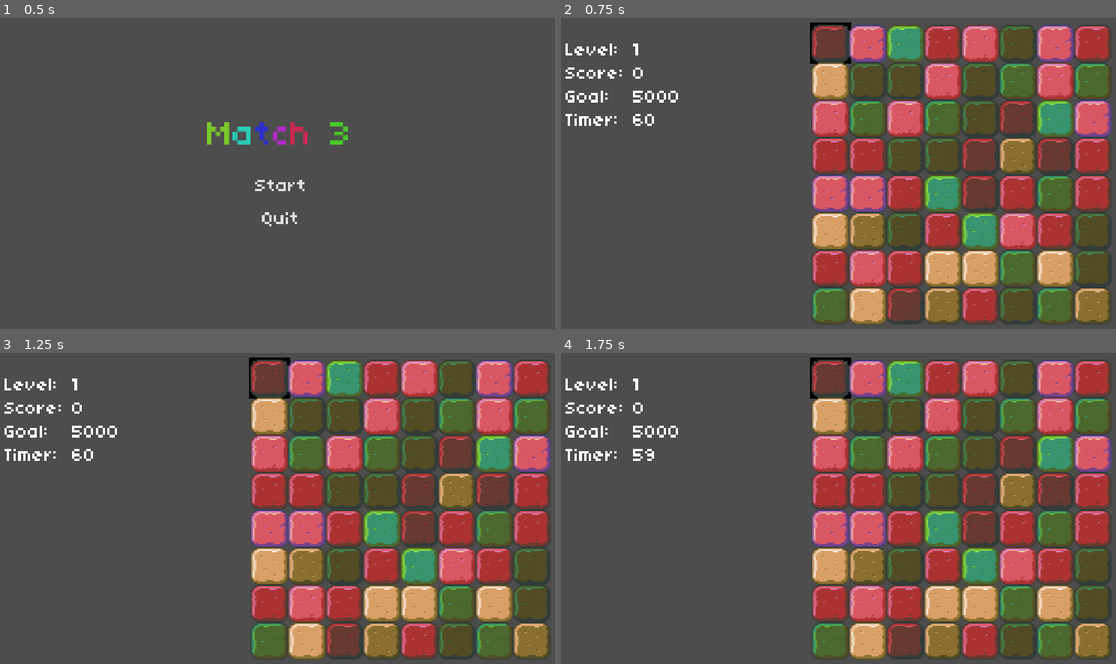
Above: before the commit, frames 1-4 (two rows, left to right).
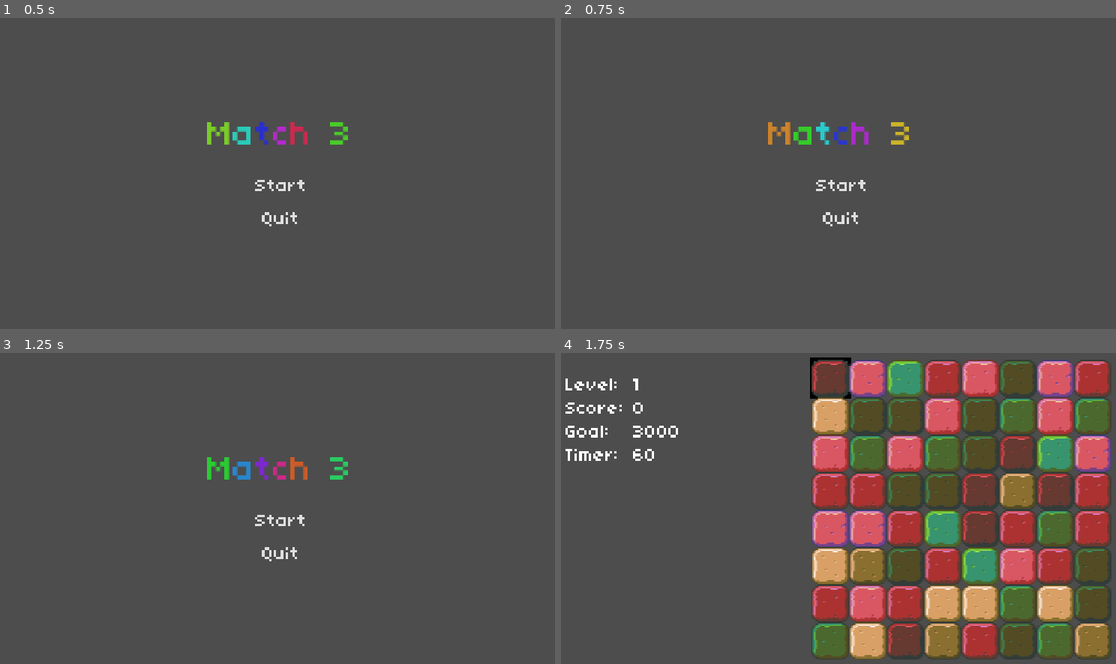
Above: after the commit, the same moments.

Repository: Mirror83/match-3
Game: Godot game, scene res://scenes/Main.tscn
Same seed, same stepped clock (60 frames per second), same inputs: the game is played once before the commit and once after it.
Inputs (mouse positions are in pixels of both pictures, inside the frame that each line leads up to):
- Up to frame 1 (0.5 s): no input
- Up to frame 2 (0.75 s): click "Start" at 0.5 s
- Up to frame 3 (1.25 s): no input
- Up to frame 4 (1.75 s): click (844, 520) at 1.25 s, where only the run after the commit has a clickable "Start"

Frame 1 is identical in both runs. In frame 2, 50% of the frame differs, in the area x 0-100%, y 1-99%; in frame 3, 50%; in frame 4, less than 0.1%.

Commit message:
feat: implemented next_level and game_over features
Also, the menu was moved from Main to Game, therefore all the elements of the game are managed in Game now.

Diff:
--- a/scenes/Game.gd
+++ b/scenes/Game.gd
@@ -2,34 +2,122 @@
 class_name Game
 
 signal level_complete
-signal timer_end
+signal game_over
 
-const START_GOAL = 1500
-const GOAL_INCREMENT = 2000
-var goal = 5000
+const START_GOAL = 3000
+const GOAL_INCREMENT = 1000
+
+const TIMER_INCREMENT = 10
+const INITIAL_TIMER = 60
+
+var goal = START_GOAL
 
 var level = 1
-var timer_value = 60
+var level_timer = INITIAL_TIMER
+
+var timer_value = INITIAL_TIMER
 
 var total_score = 0
 
+var is_game_over = false
+var current_level_completed = false
+
 func _ready():
-	$GameStatus.set_level(level)
-	$GameStatus.set_score(total_score)
-	$GameStatus.set_goal(goal)
-	$GameStatus.set_timer(timer_value)
+	$GameStatus.visible = false
+	$Board.visible = false
 
 func _on_board_match_found(score):
 	total_score += score
 	$GameStatus.set_score(total_score)
 
-	if total_score >= goal:
+	if total_score >= goal and not is_game_over and not current_level_completed:
+		print("Level complete")
+		current_level_completed = true
 		level_complete.emit()
 
 func _on_timer_timeout():
 	timer_value -= 1
+	print("Timer: %d" % timer_value)
+	$GameStatus.set_timer(timer_value)
+
 	if timer_value == 0:
-		timer_end.emit()
+		game_over.emit()
 		$Timer.stop()
 
+func _on_level_complete():
+	$Timer.stop()
+	$Board.set_process(false)
+
+	var msg_box = preload("res://scenes/MessageBox.tscn").instantiate()
+	msg_box.set_message("Level Complete!")
+	add_child(msg_box)
+	msg_box.tree_exited.connect(_go_to_next_level)
+
+func _go_to_next_level():
+	$Board.reset()
+	$Board.set_process(true)
+
+	level += 1
+	$GameStatus.set_level(level)
+
+	total_score = 0
+	$GameStatus.set_score(total_score)
+
+	goal += GOAL_INCREMENT
+	$GameStatus.set_goal(goal)
+
+	level_timer += TIMER_INCREMENT
+	timer_value = level_timer
+
 	$GameStatus.set_timer(timer_value)
+
+	$Timer.start()
+
+	current_level_completed = false
+
+func _on_game_over():
+	is_game_over = true
+	$Board.set_process(false)
+
+	var msg_box = preload("res://scenes/MessageBox.tscn").instantiate()
+	msg_box.set_message("Game Over.")
+	add_child(msg_box)
+	msg_box.tree_exited.connect(_reset)
+
+func _reset():
+	$GameStatus.visible = false
+	$Board.visible = false
+	$Menu.visible = true
+	$Board.reset()
+
+	level = 1
+	$GameStatus.set_level(level)
+
+	total_score = 0
+	$GameStatus.set_score(total_score)
+
+	goal = 0
+	$GameStatus.set_goal(goal)
+
+	level_timer = INITIAL_TIMER
+	timer_value = level_timer
+
+	$Timer.stop()
+	$GameStatus.set_timer(timer_value)
+
+	current_level_completed = false
+	is_game_over = false
+
+func _on_menu_start_game():
+	$Menu.visible = false
+
+	$Board.visible = true
+	$Board.set_process(true)
+
+	$GameStatus.set_level(level)
+	$GameStatus.set_goal(goal)
+	$GameStatus.set_timer(timer_value)
+	$GameStatus.set_score(total_score)
+	$GameStatus.visible = true
+
+	$Timer.start()
--- a/scenes/Game.tscn
+++ b/scenes/Game.tscn
@@ -1,19 +1,26 @@
-[gd_scene load_steps=4 format=3 uid="uid://bm8psoo46ynji"]
+[gd_scene load_steps=5 format=3 uid="uid://bm8psoo46ynji"]
 
 [ext_resource type="Script" path="res://scenes/Game.gd" id="1_jjgvl"]
 [ext_resource type="PackedScene" uid="uid://603kjm8ep4el" path="res://scenes/GameStatus.tscn" id="1_ta8j1"]
 [ext_resource type="Script" path="res://scenes/Board.gd" id="2_omwm6"]
+[ext_resource type="PackedScene" uid="uid://dnjmbypjm607j" path="res://scenes/Menu.tscn" id="4_30kw4"]
 
 [node name="Game" type="Node2D"]
 script = ExtResource("1_jjgvl")
 
 [node name="GameStatus" parent="." instance=ExtResource("1_ta8j1")]
+visible = false
 
 [node name="Board" type="Node2D" parent="."]
+visible = false
 script = ExtResource("2_omwm6")
 
 [node name="Timer" type="Timer" parent="."]
-autostart = true
 
+[node name="Menu" parent="." instance=ExtResource("4_30kw4")]
+
+[connection signal="game_over" from="." to="." method="_on_game_over"]
+[connection signal="level_complete" from="." to="." method="_on_level_complete"]
 [connection signal="match_found" from="Board" to="." method="_on_board_match_found"]
 [connection signal="timeout" from="Timer" to="." method="_on_timer_timeout"]
+[connection signal="start_game" from="Menu" to="." method="_on_menu_start_game"]
